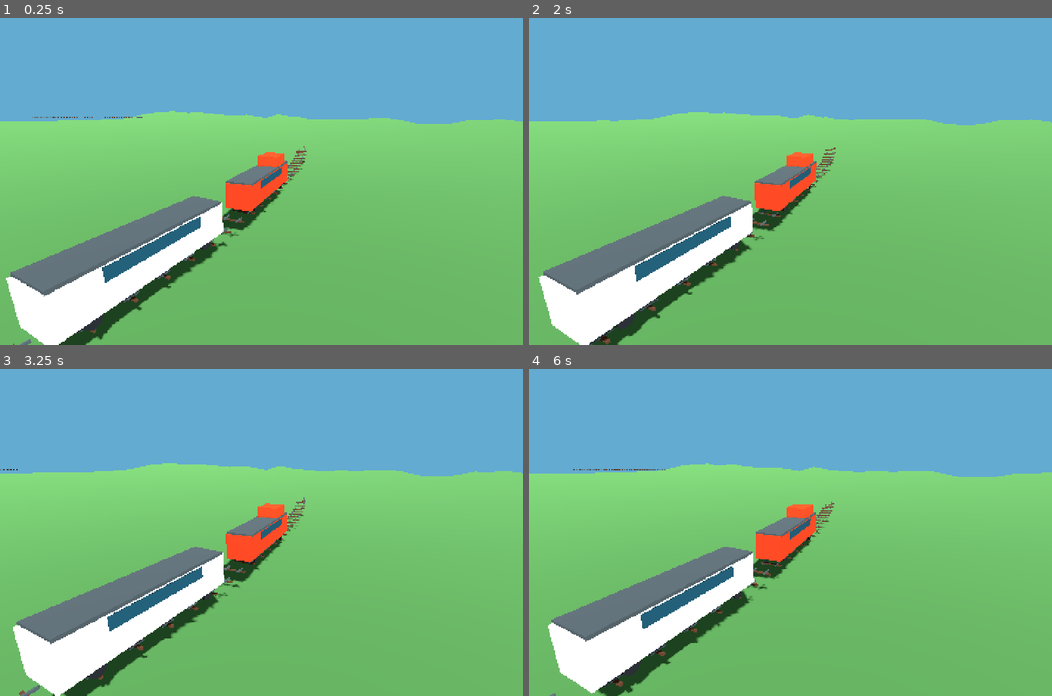
Above: before the commit, frames 1-4 (two rows, left to right).
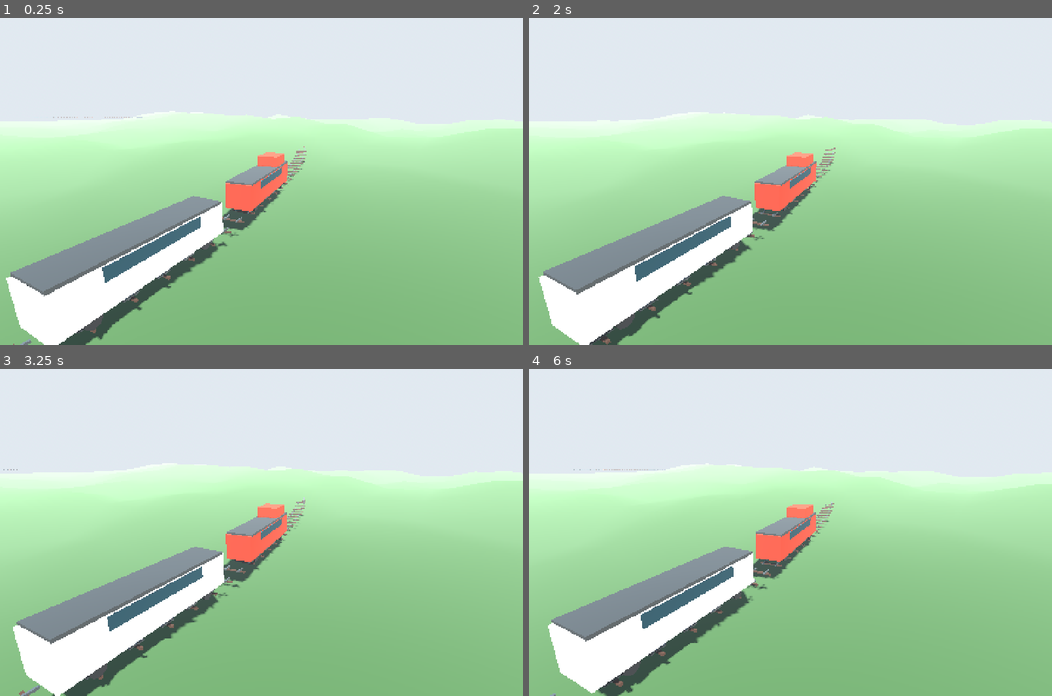
Above: after the commit, the same moments.

Repository: Kathir-Kalidass/railway-digital-twin
Game: Godot game, scene res://scenes/lts_minimal.tscn
Same seed, same stepped clock (60 frames per second), same inputs: the game is played once before the commit and once after it.
Inputs (mouse positions are in pixels of both pictures, inside the frame that each line leads up to):
- Up to frame 1 (0.25 s): no input
- Up to frame 2 (2 s): tap Enter at 0.5 s; move the mouse to (905, 165) at 0.52 s; hold Up (ui_up) 0.53-1.28 s; hold Ctrl 0.53-1.28 s; click (905, 165) at 0.67 s; tap Space at 0.77, 1.07, 1.52, 1.82 s; move the mouse to (685, 197) at 1.27 s; hold Down (ui_down) from 1.28 s (still down); tap F at 1.35 s
- Up to frame 3 (3.25 s): move the mouse to (313, 460) at 2.02 s; release Down (ui_down) at 2.03 s; hold Up (ui_up) from 2.03 s (still down); tap 2 at 2.1 s; move the mouse to (235, 597) at 2.77 s; tap R at 2.85 s; click (235, 597) at 2.92 s; tap Space at 3.02 s
- Up to frame 4 (6 s): tap Space at 3.32, 3.77, 4.07, 4.52, 4.82 s; move the mouse to (947, 581) at 3.52 s; release Up (ui_up) at 3.53 s; hold Down (ui_down) 3.53-5.78 s; tap C at 3.6 s; move the mouse to (633, 483) at 4.27 s; tap N at 4.35 s; move the mouse to (816, 532) at 5.02 s; hold Ctrl 5.03-5.78 s; click (816, 532) at 5.17 s; move the mouse to (712, 450) at 5.77 s; hold Up (ui_up) from 5.78 s (still down); tap F at 5.85 s

The runs differ from the first frame. In frame 1, 91% of the frame differs, in the area x 0-100%, y 0-100%; in frame 2, 91%; in frame 3, 92%; in frame 4, 93%.

Commit message:
feat(godot): LTS bridge assets fallback, sky/fog, remove broken Godot 3 train scene

Diff:
--- a/godot/src/bridge.gd
+++ b/godot/src/bridge.gd
@@ -5,11 +5,31 @@
 @export var height := 6.0
 @export var road_width := 8.0
 
+const LTS_BRIDGES := [
+	"res://Resources/Objects/street_bridge_1_30m.obj",
+	"res://Resources/Objects/highway_bridge_1_30m.obj",
+]
+
 func _ready() -> void:
 	build()
 
 func build() -> void:
+	for path in LTS_BRIDGES:
+		if not ResourceLoader.exists(path):
+			continue
+		var mesh := load(path) as Mesh
+		if mesh == null:
+			continue
+		var model := MeshInstance3D.new()
+		model.name = "LTSBridge"
+		model.mesh = mesh
+		model.scale = Vector3(road_width / 8.0, 1.0, span / 30.0)
+		model.position.y = height
+		add_child(model)
+		return
+	# Procedural fallback when the optional Libre-TrainSim assets are absent.
 	var deck := CSGBox3D.new()
+	deck.name = "ProceduralDeck"
 	deck.size = Vector3(road_width, 0.5, span)
 	deck.transform.origin.y = height
 	add_child(deck)
--- a/godot/src/lts_world.gd
+++ b/godot/src/lts_world.gd
@@ -1,7 +1,7 @@
 extends Node3D
 
 @onready var track: LTSTrack = $Track
-@onready var train: LTSTrain = $Train
+@onready var train: Node3D = $Train
 @export var initial_target_speed_kmh := 54.0
 
 var follow_camera: Camera3D
@@ -39,8 +39,10 @@
 	var forward: Vector3 = track_info["forward"]
 	var up: Vector3 = track_info["up"]
 	var side: Vector3 = track_info["side"]
-	var locomotive := train.get_node("Locomotive") as Node3D
-	var train_position := locomotive.global_position
+	var locomotive := train.get_node_or_null("Locomotive") as Node3D
+	var train_position := train.global_position
+	if locomotive:
+		train_position = locomotive.global_position
 	var target_position: Vector3 = train_position - forward * 30.0 + up * 11.0 + side * 12.0
 	follow_camera.global_position = follow_camera.global_position.lerp(target_position, weight)
 	follow_camera.look_at(train_position + up * 2.0, up)
@@ -48,12 +50,15 @@
 
 func _configure_lighting() -> void:
 	var environment := Environment.new()
-	environment.background_mode = Environment.BG_COLOR
-	environment.background_color = Color(0.39, 0.67, 0.82)
-	environment.ambient_light_source = Environment.AMBIENT_SOURCE_COLOR
-	environment.ambient_light_color = Color(0.72, 0.79, 0.82)
+	environment.background_mode = Environment.BG_SKY
+	environment.sky = Sky.new()
+	environment.sky.sky_material = ProceduralSkyMaterial.new()
+	environment.ambient_light_source = Environment.AMBIENT_SOURCE_SKY
 	environment.ambient_light_energy = 0.8
 	environment.tonemap_mode = Environment.TONE_MAPPER_FILMIC
+	environment.fog_enabled = true
+	environment.fog_light_color = Color(0.78, 0.83, 0.88)
+	environment.fog_density = 0.0015
 	var world_environment := WorldEnvironment.new()
 	world_environment.name = "WorldEnvironment"
 	world_environment.environment = environment
@@ -63,5 +68,6 @@
 	sunlight.name = "Sunlight"
 	sunlight.rotation_degrees = Vector3(-48.0, -32.0, 0.0)
 	sunlight.light_energy = 1.5
+	sunlight.light_color = Color(1.0, 0.96, 0.9)
 	sunlight.shadow_enabled = true
 	add_child(sunlight)
--- a/godot/tests/test_scene_load.gd
+++ b/godot/tests/test_scene_load.gd
@@ -28,6 +28,8 @@
 	var detection_band := world.get_node("WorldWildlife/DetectionBand") as DetectionBand
 	a.ok(detection_band.get_child_count() > 0, "wildlife detector has a trigger volume")
 	a.ok(world.get_node("WorldWildlife/WildlifeUnderpass") is WildlifeUnderpass, "wildlife underpass is part of the scene")
+	var bridge := world.get_node("WorldWildlife/Bridge") as Bridge
+	a.ok(bridge.get_child_count() > 0, "bridge builds an LTS model or procedural fallback")
 	a.ok(train.get_node("Locomotive") != null, "locomotive model is built")
 	a.ok(train.get_node("PassengerCoach1") != null and train.get_node("PassengerCoach2") != null, "two passenger coaches are built")
 
